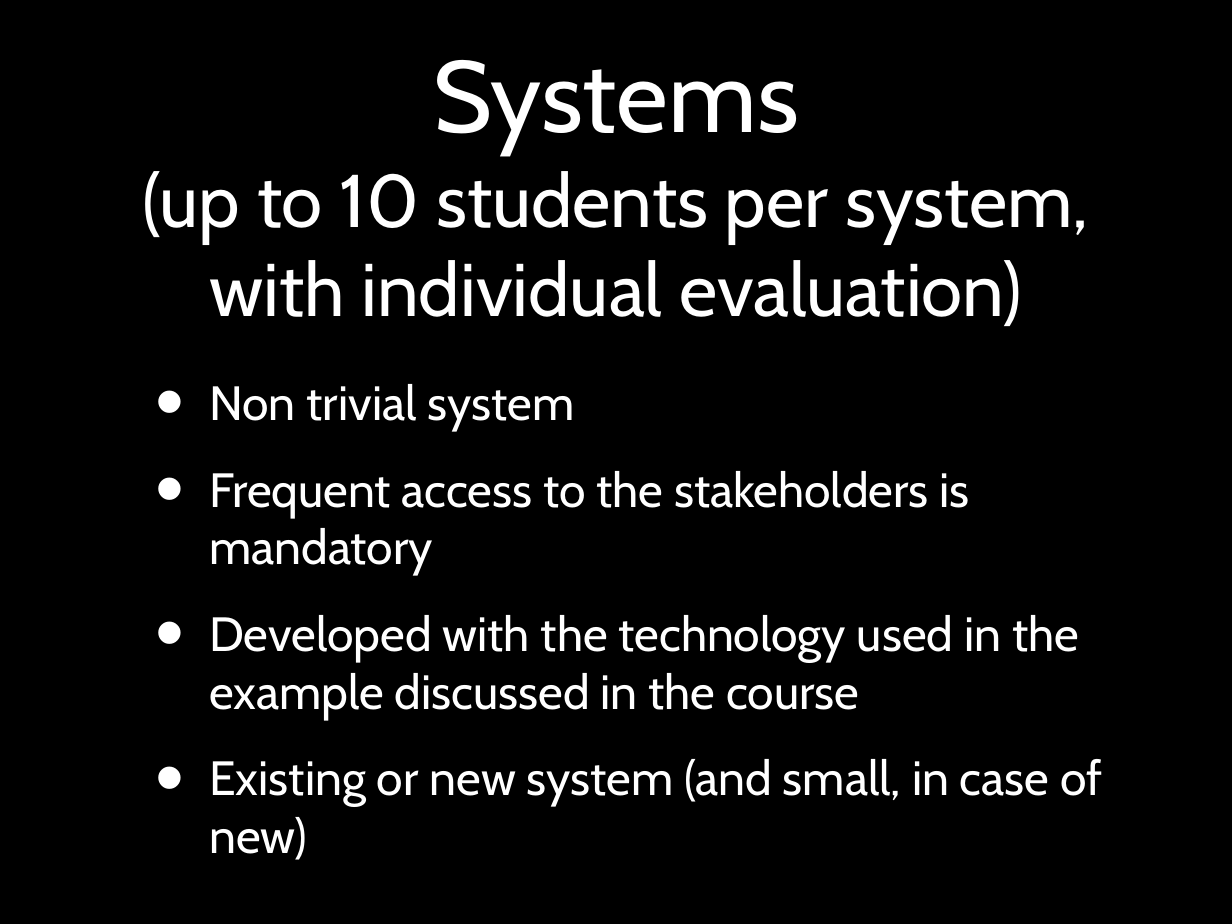
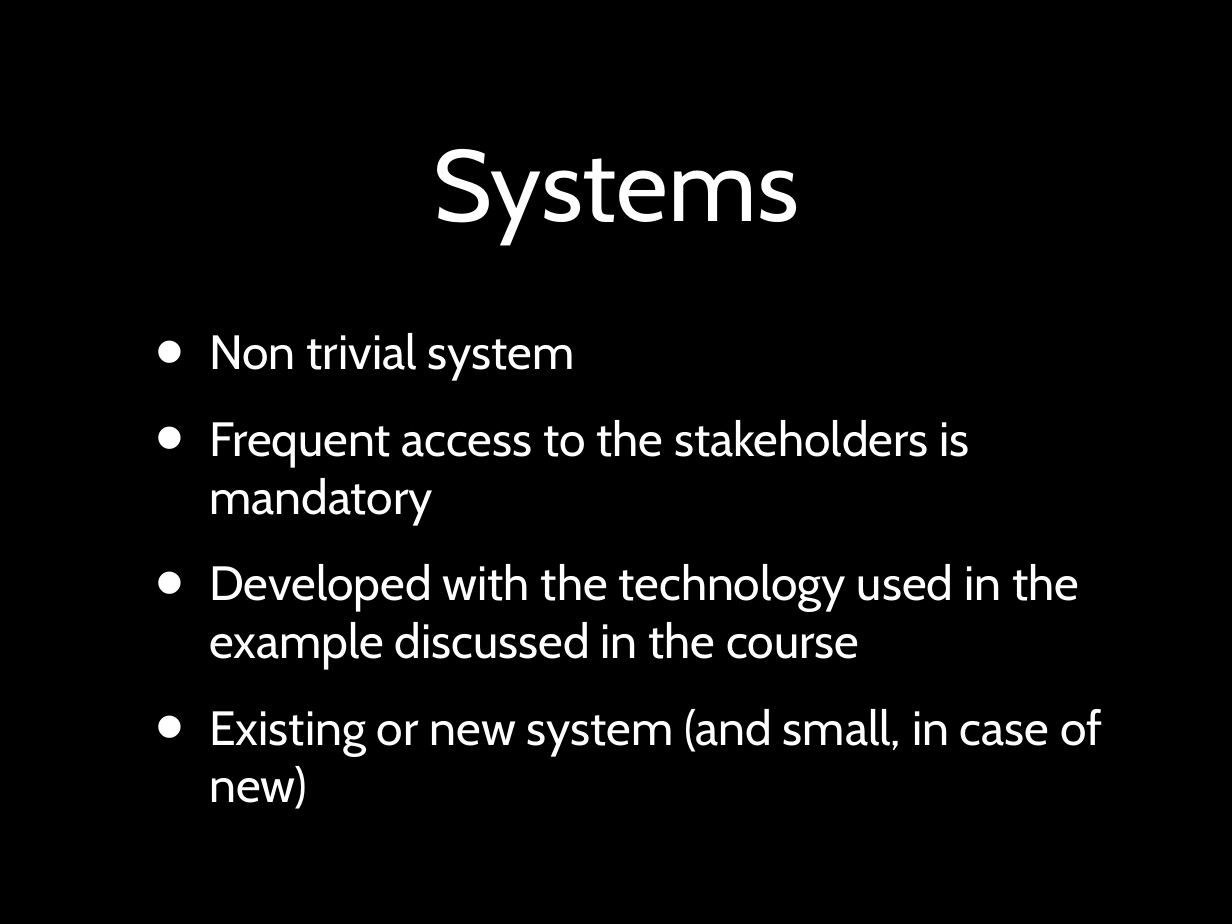
Before and after one commit to pauloborba/software-engineering-courses, a slide deck: slide 12 of Aulas/ApresentacaoEIntroducaoAESSGraduacao/CourseOverview.pptx (slide 15 before the commit). Drawn at 1232x924 pixels with LibreOffice and Linux fonts; fonts in the diff are those of the drawing. Boxes give left, top, right and bottom in pixels: in the first picture for what was removed or moved away, otherwise in the second. Text is boxed around its words. In the diff, an @@ line names an element or a change of style, - is before the commit and + after.

```diff
--- a/Aulas/ApresentacaoEIntroducaoAESSGraduacao/CourseOverview.pptx
+++ b/Aulas/ApresentacaoEIntroducaoAESSGraduacao/CourseOverview.pptx
@@ title at (142, 171, 1089, 326): paragraph removed @@
-(up to 10 students per system, with individual evaluation)
@@ text "Non trivial system": place and size @@
-text "Non trivial system" at (209, 384, 1102, 860)
+text "Non trivial system" at (209, 333, 1102, 809)
```
Also in this commit, not shown: 14 other slides changed, 1 slide added, 22 slides removed, 1 other file.
